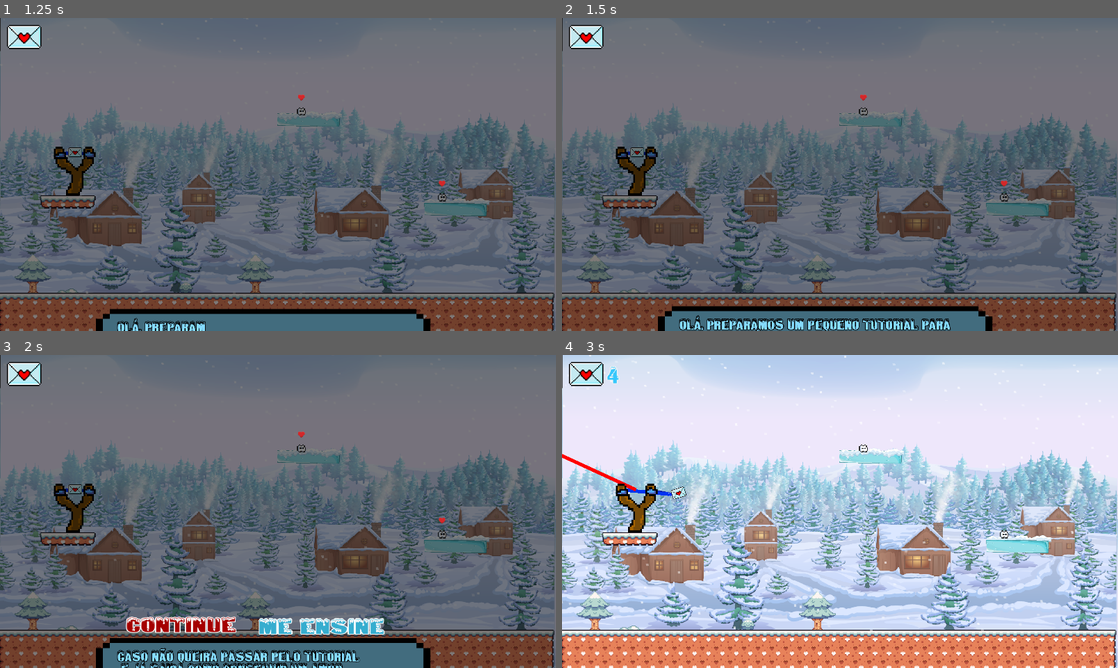
Above: before the commit, frames 1-4 (two rows, left to right).
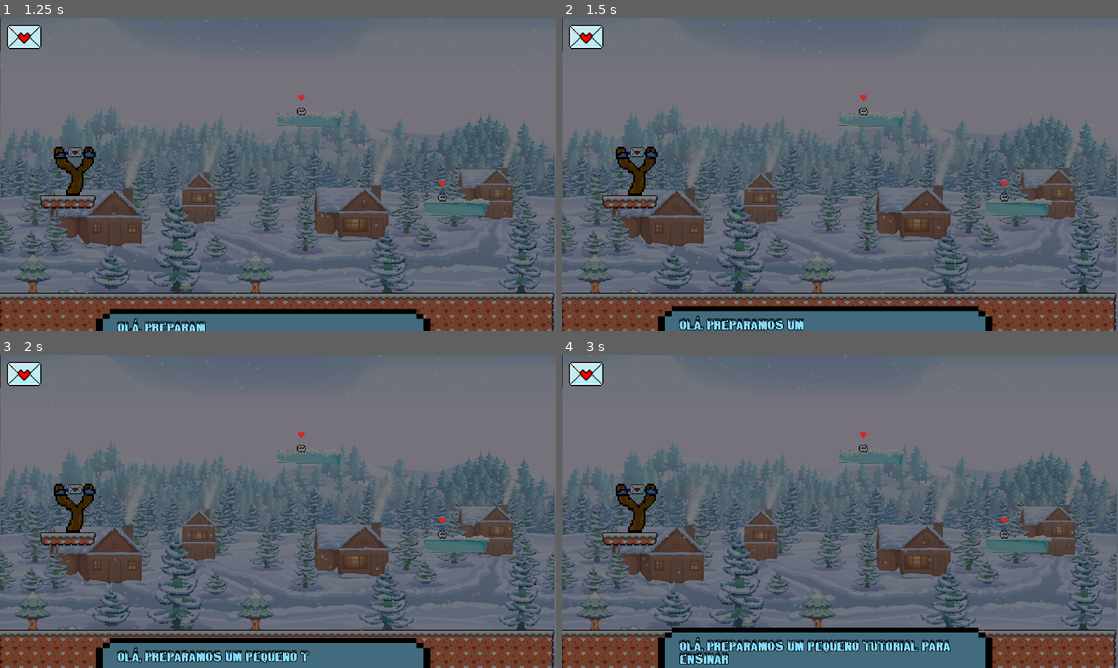
Above: after the commit, the same moments.

Repository: PedroVenanci0/Snow-Love
Game: Godot game, scene res://scenes/menu_principal.tscn
Same seed, same stepped clock (60 frames per second), same inputs: the game is played once before the commit and once after it.
Inputs (mouse positions are in pixels of both pictures, inside the frame that each line leads up to):
- Up to frame 1 (1.25 s): click "Start Game" at 0.5 s
- Up to frame 2 (1.5 s): tap Enter (ui_accept) at 1.25 s; move the mouse to (962, 158) at 1.27 s; press the mouse at (962, 158) at 1.28 s
- Up to frame 3 (2 s): tap Enter (ui_accept) at 1.52, 1.55, 1.82 s
- Up to frame 4 (3 s): release the mouse at (962, 495) at 2 s; click (884, 627) at 2 s, where only the run before the commit has a clickable "Me ensine"; drag from (728, 527) to (862, 448) at 2.77 s

Frame 1 is identical in both runs. In frame 2, 0.8% of the frame differs, in the area x 34-70%, y 96-100%; in frame 3, 3.6%; in frame 4, 99%, in the area x 0-100%, y 0-100%.

Commit message:
atualizando cena de Tutorial

Diff:
--- a/scenes/Tutorial.tscn
+++ b/scenes/Tutorial.tscn
@@ -612,7 +612,8 @@
 theme_override_constants/outline_size = 8
 theme_override_fonts/font = ExtResource("20_03quq")
 theme_override_font_sizes/font_size = 50
-text = "Me ensine"
+text = "Continue
+"
 flat = true
 
 [node name="SkipButton" type="Button" parent="conteiner_box_dialog"]
@@ -628,11 +629,27 @@
 theme_override_constants/outline_size = 8
 theme_override_fonts/font = ExtResource("20_03quq")
 theme_override_font_sizes/font_size = 50
-text = "Continue
+text = "Skip
+
 "
 flat = true
 
+[node name="ProximoNivelButton" type="Button" parent="conteiner_box_dialog"]
+visible = false
+offset_left = -52.4093
+offset_top = -53.7459
+offset_right = 487.591
+offset_bottom = 26.2541
+scale = Vector2(0.2, 0.2)
+theme = ExtResource("19_yd8ol")
+theme_override_colors/font_hover_color = Color(1, 1, 1, 1)
+theme_override_constants/outline_size = 20
+theme_override_font_sizes/font_size = 80
+text = "Próximo Nivel"
+flat = true
+
 [connection signal="pressed" from="conteiner_box_dialog/ContinueButton" to="." method="_on_continue_button_pressed"]
+[connection signal="pressed" from="conteiner_box_dialog/ContinueButton" to="conteiner_box_dialog/dialogBox" method="_on_continue_button_pressed"]
 [connection signal="pressed" from="conteiner_box_dialog/SkipButton" to="." method="_on_skip_button_pressed"]
 
 [editable path="conteiner_box_dialog/dialogBox"]
--- a/scenes/dialog_box.tscn
+++ b/scenes/dialog_box.tscn
@@ -15,6 +15,7 @@
 
 [node name="Text" type="Label" parent="TextureRect"]
 texture_filter = 1
+layout_mode = 0
 offset_left = 85.0
 offset_top = 53.0
 offset_right = 403.0
--- a/script/Global.gd
+++ b/script/Global.gd
@@ -1,6 +1,6 @@
 extends Node
 
-var cartasDesbloqueadas: int = 0
+var cartasDesbloqueadas: int = 1
 
 var player: CharacterBody2D
 var sucessful : bool
@@ -9,6 +9,8 @@
 var playerLoving = 0
 var playerInTheScene : int
 var launched : bool
+var acertouTutorial: bool = false
+
 
 var somente_uma_vez: bool = true
 
@@ -16,7 +18,10 @@
 	pass
 
 func _process(delta):
-	if playerLoving == playerInTheScene and playerInTheScene > 0 and somente_uma_vez :
+
+	var current_scene: String = get_tree().current_scene.name if get_tree().current_scene != null else ""
+
+	if playerLoving == playerInTheScene and playerInTheScene > 0 and somente_uma_vez and current_scene != "Tutorial":
 		#await get_tree().create_timer(1.5).timeout
 		get_tree().change_scene_to_file("res://scenes/vitoria.tscn")
 		somente_uma_vez = false
--- a/script/Slingshot.gd
+++ b/script/Slingshot.gd
@@ -81,6 +81,9 @@
 	return _dir;
 
 func launchCard():
+
+	var current_scene: String = get_tree().current_scene.name
+
 	#print("Catapimbas lá vai carta carai");
 	var _dir = getLaunchDir();
 	projectile.linear_velocity = Vector2.ZERO;
@@ -92,7 +95,7 @@
 	launched = true;
 	await get_tree().create_timer(2.5).timeout
 
-	if Global.numberCards == 0:
+	if Global.numberCards == 0 and current_scene != "Tutorial":
 		await get_tree().create_timer(2.5).timeout
 		get_tree().change_scene_to_file("res://scenes/game_over.tscn")
 	successful = false
--- a/script/dialogBox.gd
+++ b/script/dialogBox.gd
@@ -3,7 +3,14 @@
 @onready var text = $TextureRect/Text
 @onready var timer = $Timer
 
-var visibleButton = 0
+@onready var skip_button = $"../SkipButton"
+@onready var continue_button = $"../ContinueButton"
+@onready var proximo_nivel_button = $"../ProximoNivelButton"
+
+@onready var color_rect = $"../ColorRect"
+
+var verificacaoUnica = 1
+
 
 # Dicionário para armazenar mensagens de cada cena
 var msg_queues: Dictionary = {
@@ -11,9 +18,14 @@
 		"Olá, preparamos um pequeno tutorial para\nensinar você a entragar mensagens de amor\ne aquecer esse mundo gelado...
 
 		(Pressione ENTER para passar a mensagem...)",
-		"Caso não queira passar pelo tutorial\n e já saiba como conseguir um amor,\n pressione o botão (Continue); caso contrário,\n pressione (Me ensine).
+		"Caso não queira passar pelo tutorial\ne já saiba como conseguir um amor,\npressione o botão (Skip); caso contrário,\npressione (Continue).",
 
-		(Pressione ENTER para visualizar as opções...)"
+		"Usando o cursos do mouse, click e arraste\nna tela para impulsionar a carta em direção\nos bonecos de neve, encontrados nas\nplataformas.",
+
+		"Ao acertar os Bonecos de Neve, perceba que aparece\num coração acima de sua cabeça significando\nque o acertou, seu obejtivo é acertar\n os dois bonecos para enfim passar de fase.",
+
+		"Parabens, vc finalmente conseguiu passar pelo Tutorial!!!\nPressione (Novo nivel para avançar.)"
+
 	],
 	"CartaDesbloqueadas": [
 		"Mensagem 1 da cena 2...",
@@ -28,6 +40,8 @@
 
 func _process(delta):
 
+	var current_scene: String = get_tree().current_scene.name
+
 	var conteiner_box_dialog = get_parent()
 
 	var skipButton = conteiner_box_dialog.get_node("SkipButton")
@@ -36,25 +50,37 @@
 	if conteiner_box_dialog.global_position.y >= 250:
 		conteiner_box_dialog.global_position.y -= 0.2
 
-	if text.visible_characters == text.text.length() and visibleButton % 2 == 0 and visibleButton != 0:
-		var current_scene: String = get_tree().current_scene.name
-		if current_scene == "Tutorial":
-			skipButton.visible = true
-			continueButton.visible = true
+	if msg_queues[current_scene].size() == 3:
+		skipButton.visible = true
+		continueButton.visible = true
 
 func _input(event):
-	if event is InputEventKey and event.is_action_pressed("ui_accept"):
-		visibleButton += 1
+
+	var current_scene: String = get_tree().current_scene.name
+
+	if event is InputEventKey and event.is_action_pressed("ui_accept") and msg_queues[current_scene].size() == 4 and text.visible_characters == text.text.length():
 		show_message()
+
+	if Global.acertouTutorial == true and verificacaoUnica == 1:
+		show_message()
+		Global.acertouTutorial == false
+		verificacaoUnica += 1
+
+	if Global.playerLoving == 2 and current_scene == "Tutorial":
+		show_message()
+		if text.visible_characters == text.text.length():
+			proximo_nivel_button.visible = true
 
 func show_message():
 
 	var current_scene: String = get_tree().current_scene.name
 
-	if not timer.is_stopped():
-		text.visible_characters = text.text.length()
-		return
-
+	print(msg_queues[current_scene].size())
+#
+	#if not timer.is_stopped():
+		#text.visible_characters = text.text.length()
+		#return
+#
 	if msg_queues[current_scene].size() == 0:
 		#hide()
 		return
@@ -70,3 +96,19 @@
 		timer.stop()
 	else:
 		text.visible_characters += 1
+
+func _on_continue_button_pressed():
+
+	if text.visible_characters == text.text.length():
+
+		text.set("theme_override_colors/font_color", Color(1, 0, 0))
+
+		show_message()
+
+		skip_button.visible = false
+		continue_button.visible = false
+
+		await get_tree().create_timer(0.1).timeout
+
+		get_tree().paused = false
+		color_rect.visible = false
--- a/script/player.gd
+++ b/script/player.gd
@@ -44,5 +44,6 @@
 
 func _on_area_2d_body_entered(body):
 	$Area2D/CollisionShape2D.set_deferred("disabled", true)
-	Global.playerLoving += 2
+	Global.playerLoving += 1
 	colliding = true
+	Global.acertouTutorial = true
--- a/script/tutorial.gd
+++ b/script/tutorial.gd
@@ -20,8 +20,3 @@
 
 func _on_skip_button_pressed():
 	pass
-
-func _on_continue_button_pressed():
-	conteiner_box_dialog.visible = false
-	await get_tree().create_timer(0.1).timeout
-	get_tree().paused = false
